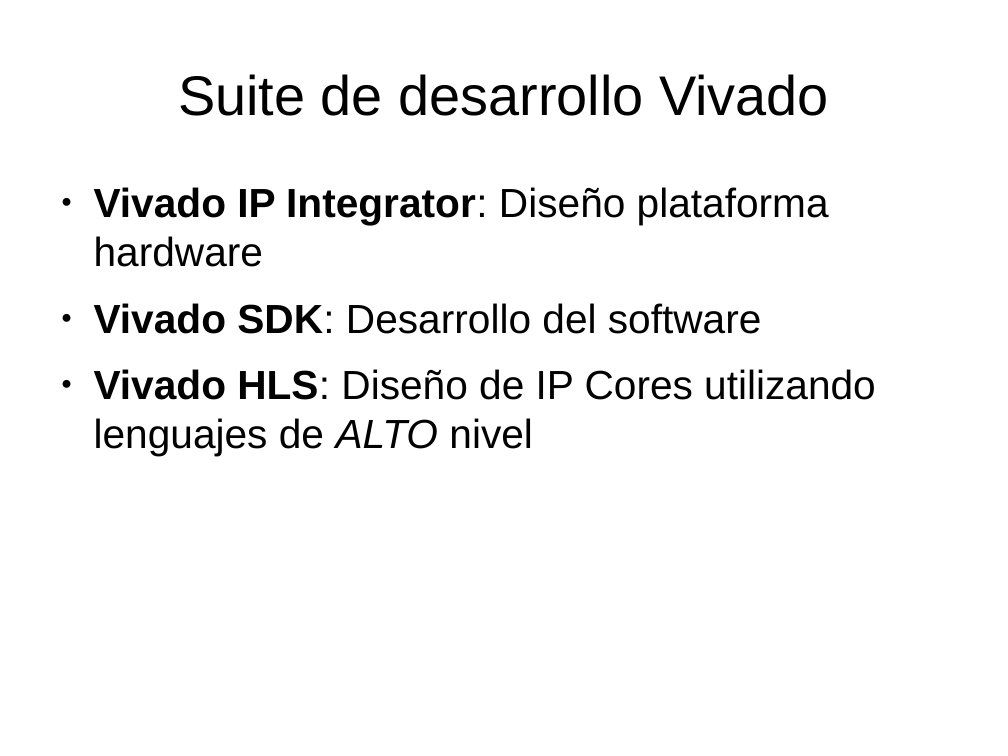
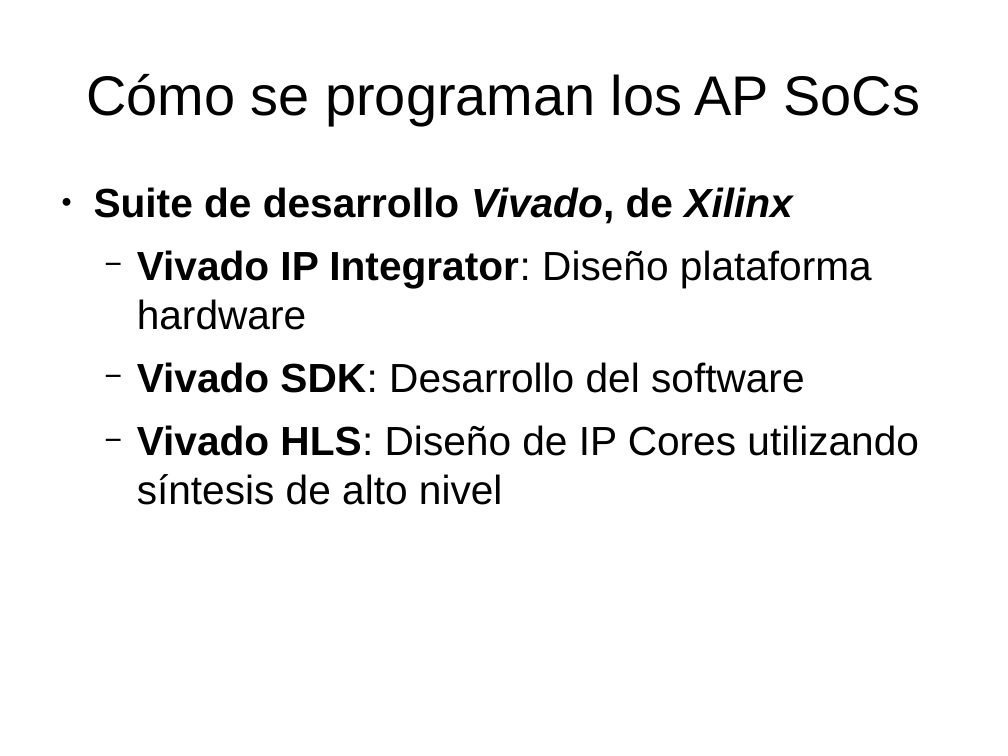
Before and after one commit to miguelgarcia/sase2017-hls-video, a slide deck: slide 9 of presentacion.odp (slide 4 before the commit). Drawn at 1008x756 pixels with LibreOffice and Linux fonts; fonts in the diff are those of the drawing. Boxes give left, top, right and bottom in pixels: in the first picture for what was removed or moved away, otherwise in the second. Text is boxed around its words. In the diff, an @@ line names an element or a change of style, - is before the commit and + after.

```diff
--- a/presentacion.odp
+++ b/presentacion.odp
@@ title at [86, 74, 921, 125]: text changed @@
-Suite de desarrollo Vivado
+Cómo se programan los AP SoCs
@@ text at [94, 187, 792, 224]: paragraph added @@
+● Suite de desarrollo Vivado, de Xilinx
@@ text at [137, 250, 872, 393]: bullet ● to −; list level 1 to 2 in "Vivado IP Integrator: Diseño plataforma ..."; list level 1 to 2 in "Vivado SDK: Desarrollo del software" @@
@@ text at [137, 425, 919, 505]: text changed @@
-● Vivado HLS: Diseño de IP Cores utilizando lenguajes de ALTO nivel
+  − Vivado HLS: Diseño de IP Cores utilizando síntesis de alto nivel
```
Also in this commit, not shown: 16 other slides changed, 5 slides added, 2 slides removed.
